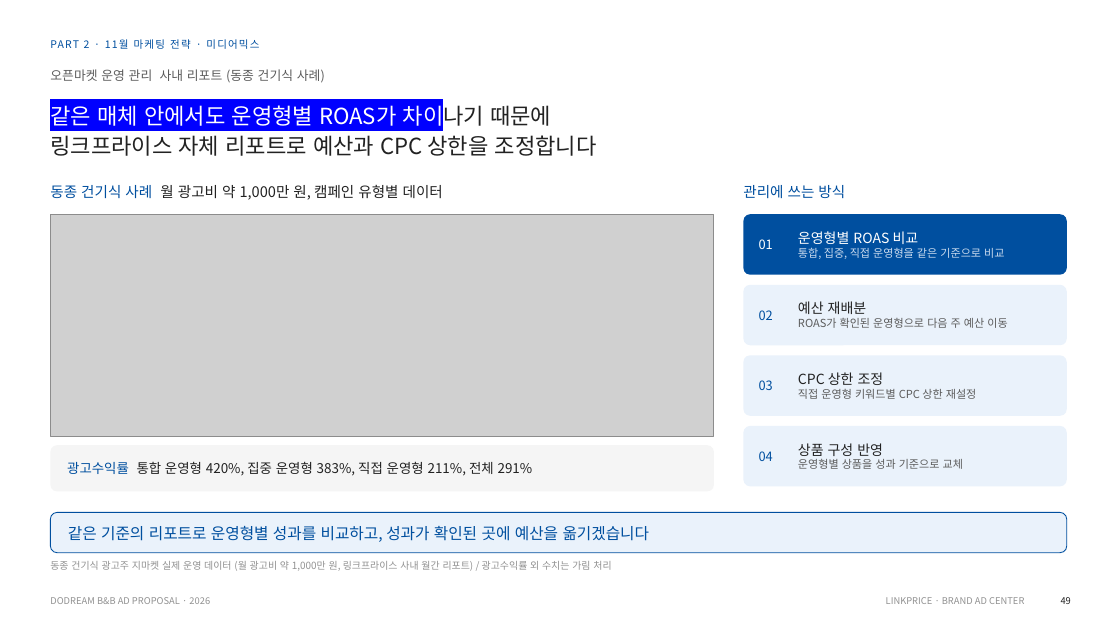
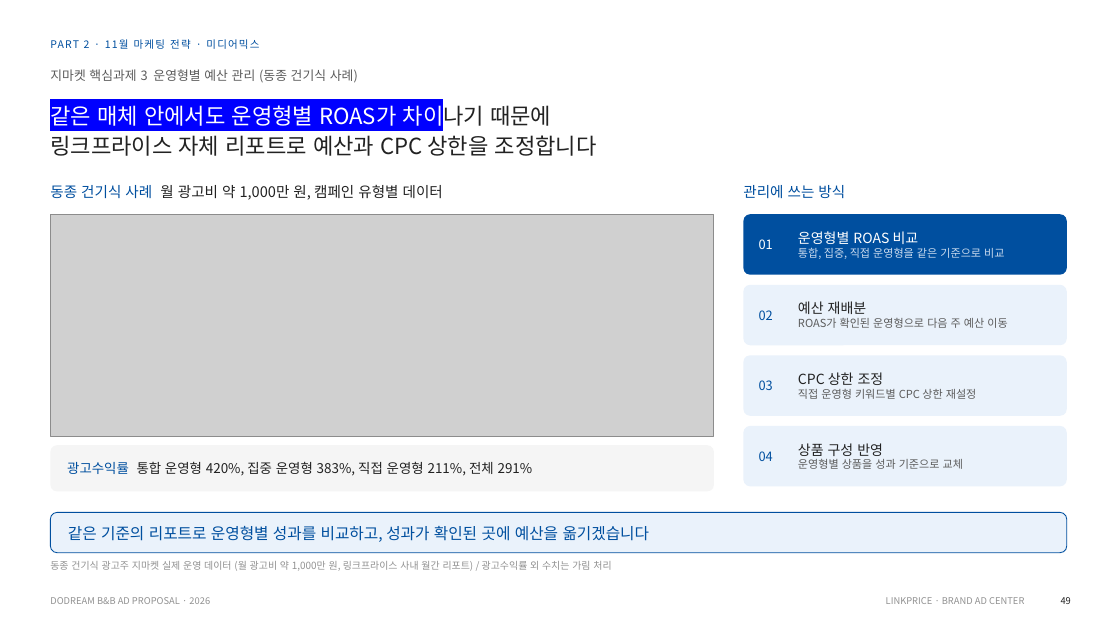
Before and after one commit to sonnet24/mypage, a slide deck: slide 12 of 쿠팡_오픈마켓_11월_261013_취합본.pptx (slide 14 before the commit). Drawn at 1120x630 pixels with LibreOffice and Linux fonts; fonts in the diff are those of the drawing; grey boxes stand for pictures. Boxes give left, top, right and bottom in pixels: in the first picture for what was removed or moved away, otherwise in the second. Text is boxed around its words. In the diff, an @@ line names an element or a change of style, - is before the commit and + after.

```diff
--- a/쿠팡_오픈마켓_11월_261013_취합본.pptx
+++ b/쿠팡_오픈마켓_11월_261013_취합본.pptx
@@ text at [50,69,358,83]: text changed @@
-오픈마켓 운영 관리 사내 리포트 (동종 건기식 사례)
+지마켓 핵심과제 3 운영형별 예산 관리 (동종 건기식 사례)
```
Also in this commit, not shown: 4 other slides changed.
